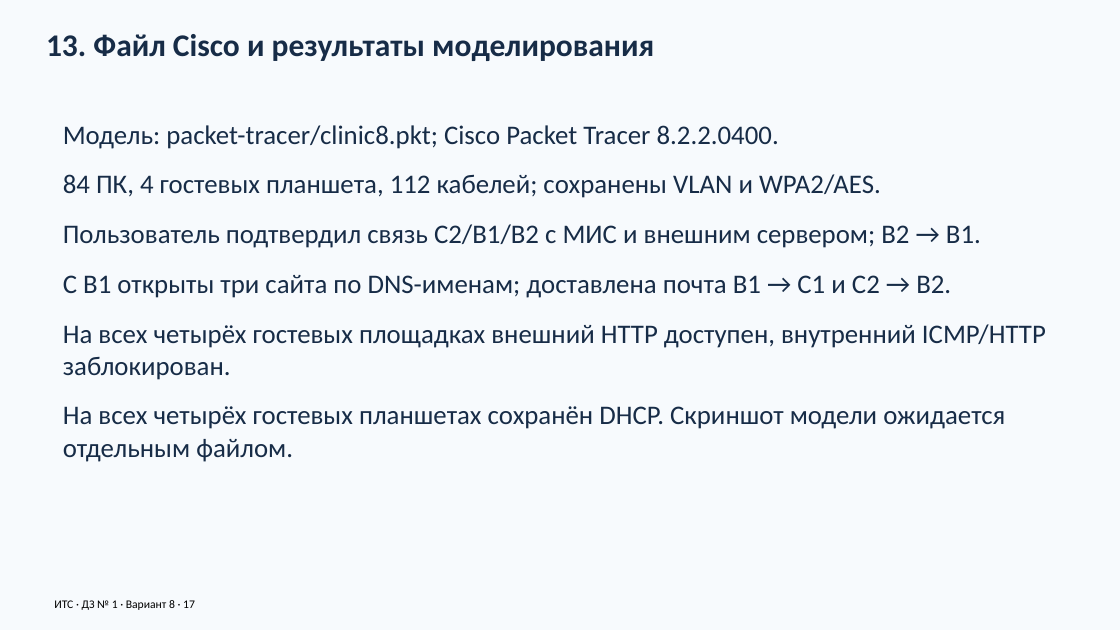
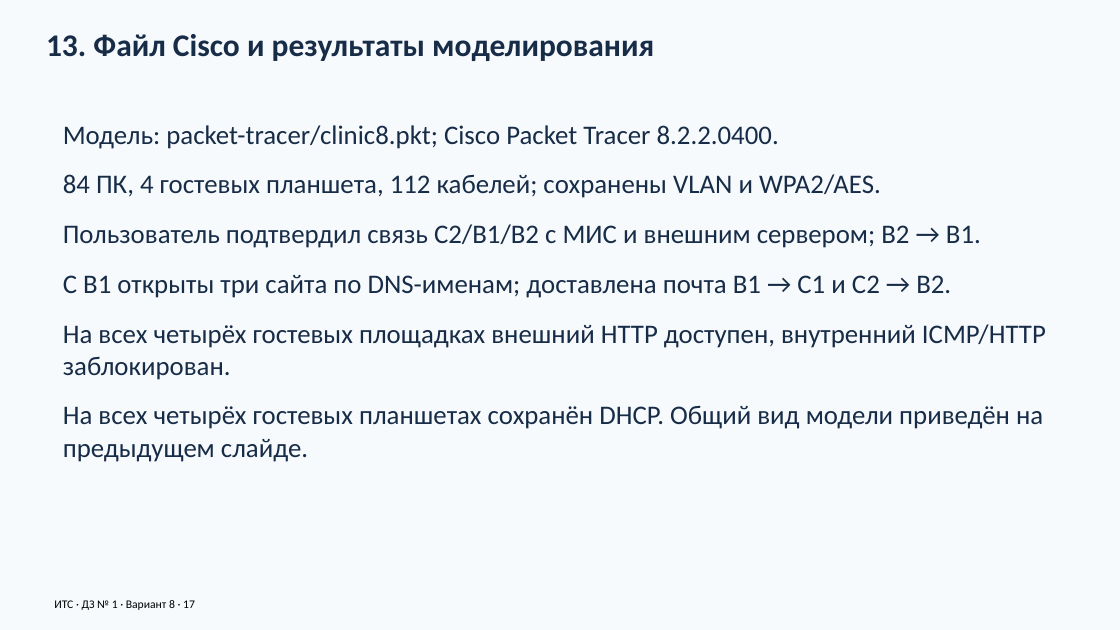
Before and after one commit to warofconnection/dz, a slide deck: slide 17 of docs/Презентация_вариант_8.pptx. Drawn at 1120x630 pixels with LibreOffice and Linux fonts; fonts in the diff are those of the drawing. Boxes give left, top, right and bottom in pixels: in the first picture for what was removed or moved away, otherwise in the second. Text is boxed around its words. In the diff, an @@ line names an element or a change of style, - is before the commit and + after.

```diff
--- a/docs/Презентация_вариант_8.pptx
+++ b/docs/Презентация_вариант_8.pptx
@@ text at <box>63,405,1043,462</box>: text changed @@
-На всех четырёх гостевых планшетах сохранён DHCP. Скриншот модели ожидается отдельным файлом.
+На всех четырёх гостевых планшетах сохранён DHCP. Общий вид модели приведён на предыдущем слайде.
```
Also in this commit, not shown: 2 other slides changed, 8 other files.
